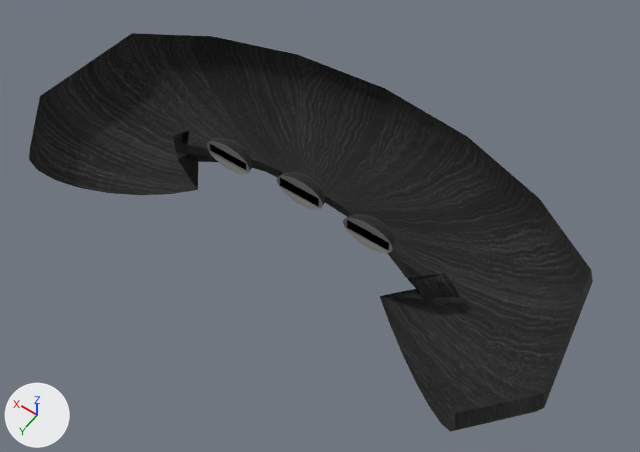
One commit to the OBJ model ProyectoFinal/ProyectoFinal/Models/computadora/computadora.obj: the scene before it, then after it.
Camera for both pictures: a 50 mm lens placed at (-12.8, 13.6, 26.7), pointed at (-1.0, -3.0, 0.6). Every picture has the same lights, and +X, +Y and +Z are marked at lower left. Where no turn or scale is listed for an object, it has been applied to the vertices.

In view in the first picture: 'computadora'.
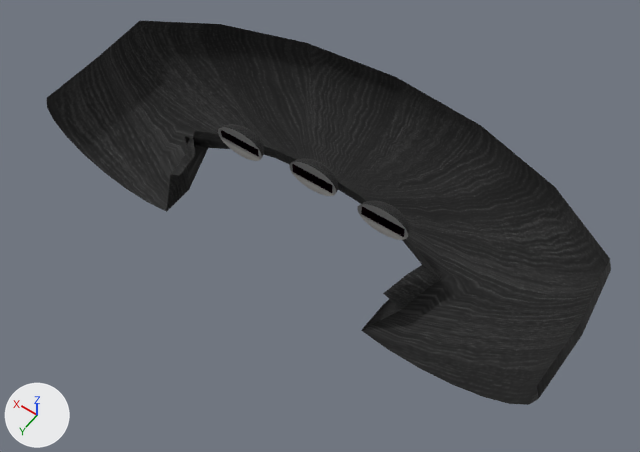
The change, as a diff of the scene's bpy script:
```diff
--- a/ProyectoFinal/ProyectoFinal/Models/computadora/computadora.obj.py
+++ b/ProyectoFinal/ProyectoFinal/Models/computadora/computadora.obj.py
@@ me_computadora @@
 # used by ob_computadora; location = (0.0, 0.0, 0.0)
-me_computadora.from_pydata(...)  # 1307 vertices, 1150 faces; spans x -11.2..10.8, y -8.9..1.8, z 0.2..3.0
+me_computadora.from_pydata(...)  # 1307 vertices, 1150 faces; spans x -11.0..10.7, y -9.7..-0.2, z 0.2..3.0
+# me_computadora part 1: the loose piece of 121 vertices spanning x -1.1..0.6, y -2.8, z 2.1..2.6 is moved by (0.0, -0.8, 0.0)
+# me_computadora part 2: the loose piece of 61 vertices spanning x -1.3..0.8, y -2.8, z 1.7..3.0 is moved by (0.0, -0.8, 0.0)
+# me_computadora part 3: the loose piece of 211 vertices spanning x -1.3..0.8, y -3.5..-2.8, z 1.7..3.0 is moved by (0.0, -0.8, 0.0)
+# me_computadora part 4: the loose piece of 121 vertices spanning x -4.2..-2.4, y -2.6, z 2.1..2.6 is moved by (-0.1, -0.8, 0.0)
+# me_computadora part 5: the loose piece of 61 vertices spanning x -4.3..-2.3, y -2.6, z 1.7..3.0 is moved by (-0.1, -0.8, 0.0)
+# me_computadora part 6: the loose piece of 211 vertices spanning x -4.3..-2.3, y -3.3..-2.6, z 1.7..3.0 is moved by (-0.1, -0.8, 0.0)
+# me_computadora part 7: the loose piece of 121 vertices spanning x 2.0..3.8, y -2.6, z 2.1..2.6 is moved by (0.1, -0.8, 0.0)
+# me_computadora part 8: the loose piece of 61 vertices spanning x 1.9..3.9, y -2.6, z 1.7..3.0 is moved by (0.1, -0.8, 0.0)
+# me_computadora part 9: the loose piece of 211 vertices spanning x 1.9..3.9, y -3.3..-2.6, z 1.7..3.0 is moved by (0.1, -0.8, 0.0)
+# me_computadora part 10: 128 of 1307 vertices moved; they spanned x -11.2..10.8, y -8.9..1.8, z 0.2..2.7 and now span x -11.0..10.7, y -9.7..-0.2, z 0.2..2.7; mean shift (0.0, -0.8, 0.0); largest move (-11.2, -0.4, 2.1) -> (-11.0, -3.4, 2.1)
 me_computadora.materials.append(mat_computadora_phong1sg)
```

What differs and where, as boxes (x1, y1, x2, y2) in the pictures (640 x 452 px; the box of a moved part takes in the faces that stretch with it):
'computadora', reshaped: before (29, 33, 593, 432); after (46, 21, 611, 405)
part 1 of me_computadora, moved or reshaped: before (280, 178, 319, 207); after (292, 164, 332, 193)
part 2 of me_computadora, moved or reshaped: before (277, 175, 323, 210); after (289, 162, 336, 196)
part 3 of me_computadora, moved or reshaped: before (280, 172, 325, 207); after (291, 158, 338, 192)
part 4 of me_computadora, moved or reshaped: before (347, 220, 389, 250); after (361, 206, 405, 237)
part 5 of me_computadora, moved or reshaped: before (343, 218, 393, 253); after (357, 204, 408, 240)
part 6 of me_computadora, moved or reshaped: before (343, 214, 394, 249); after (360, 201, 410, 235)
part 7 of me_computadora, moved or reshaped: before (209, 143, 247, 171); after (221, 130, 259, 157)
part 8 of me_computadora, moved or reshaped: before (207, 141, 250, 175); after (218, 127, 262, 161)
part 9 of me_computadora, moved or reshaped: before (209, 138, 252, 172); after (221, 124, 264, 157)
part 10 of me_computadora, moved or reshaped: before (29, 33, 593, 432); after (46, 21, 611, 405)
